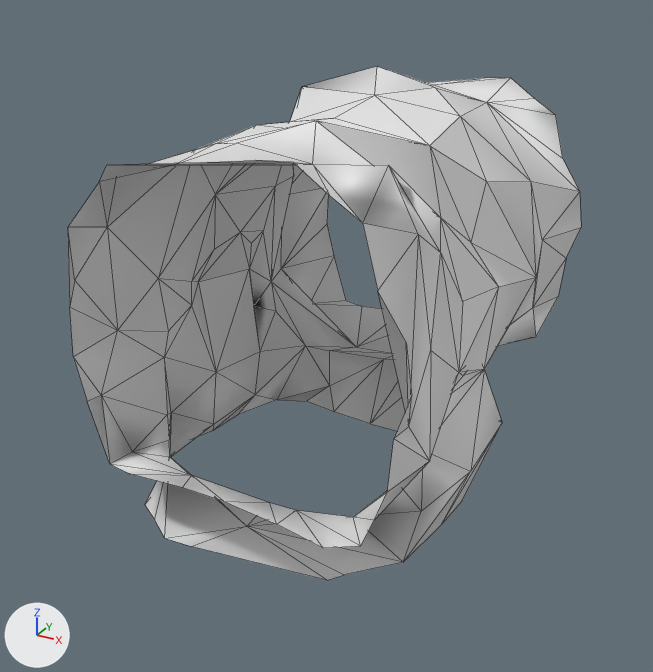
A saved change to the glTF model Rogue-Robots/Assets/Models/ModularBlocks/TVertical2Connector_Col.gltf.
One viewpoint serves both versions: a 50 mm camera at (4.32, -8.17, 5.72) aimed at (0.05, -0.4, 1.83). Every picture has the same lights, and +X, +Y and +Z are marked at lower left. Mesh edges are drawn as thin lines. Vertices at the same position are counted once.

The scene before the commit, as lines of its bpy script (objects in view):
```python
me_scene_057 = bpy.data.meshes.new('Scene.057')
me_scene_057.from_pydata(...)  # 166 vertices, 266 faces; spans x -1.93..1.94, y -2.5..2.5, z 0.0..4.41
ob_tvertical2connector_col = bpy.data.objects.new('TVertical2Connector_Col', me_scene_057)
ob_tvertical2connector_col.location = (0.0, 0.0, 0.0)
```
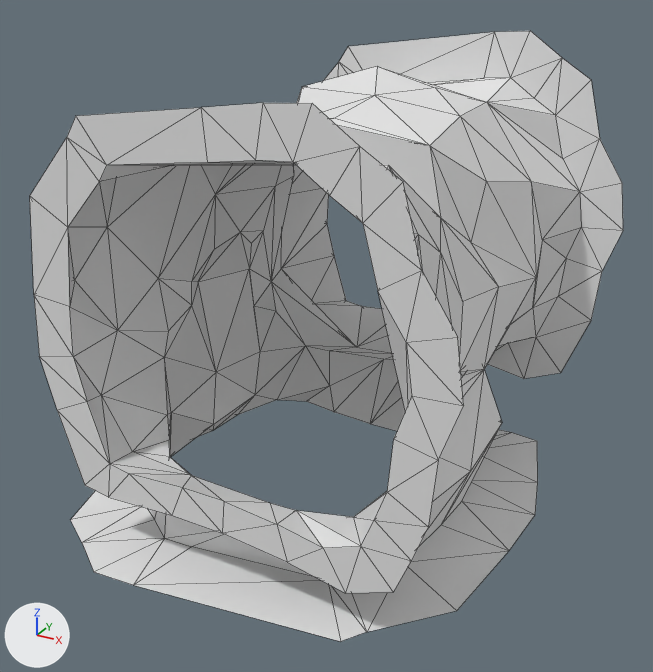
Scene script edits in JSON lines:
```json
{"block": "me_scene_057", "where": "# used by ob_tvertical2connector_col; location = (0.0, 0.0, 0.0)"}
{"op": "remove", "block": "me_scene_057", "code": "me_scene_057.from_pydata(...)  # 166 vertices, 266 faces; spans x -1.93..1.94, y -2.5..2.5, z 0.0..4.41"}
{"op": "add", "block": "me_scene_057", "code": "me_scene_057.from_pydata(...)  # 234 vertices, 404 faces; spans x -2.63..2.43, y -2.92..2.5, z 0.0..4.75"}
{"block": "me_scene_057", "change": "me_scene_057 part 1"}
{"block": "me_scene_057", "change": "46 vertices are added at x -2.63..2.36, y -2.92..1.88, z 0.0..4.65"}
{"block": "me_scene_057", "change": "94 new faces join them"}
{"block": "me_scene_057", "change": "me_scene_057 part 2"}
{"block": "me_scene_057", "change": "22 vertices are added at x -2.08..2.43, y 2.5, z 0.39..4.75"}
{"block": "me_scene_057", "change": "44 new faces join them"}
{"block": "me_scene_057", "change": "me_scene_057 part 3: the surface is now shaded flat"}
```

Where the change shows, as pixel boxes [x1, y1, x2, y2] in the pictures (653 x 672 px):
```json
{"object": "TVertical2Connector_Col", "change": "reshaped", "before": [68, 66, 581, 580], "after": [30, 31, 623, 641], "on screen": "16% wider, 19% taller"}
{"part": 1, "of": "me_scene_057", "change": "added", "after": [30, 103, 538, 641]}
{"part": 2, "of": "me_scene_057", "change": "added", "after": [323, 31, 623, 379]}
```
